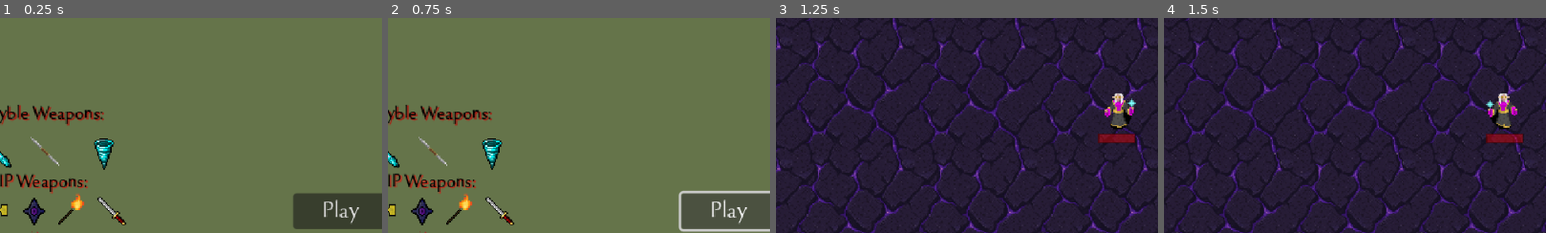
Above: before the commit, frames 1-4 (left to right).
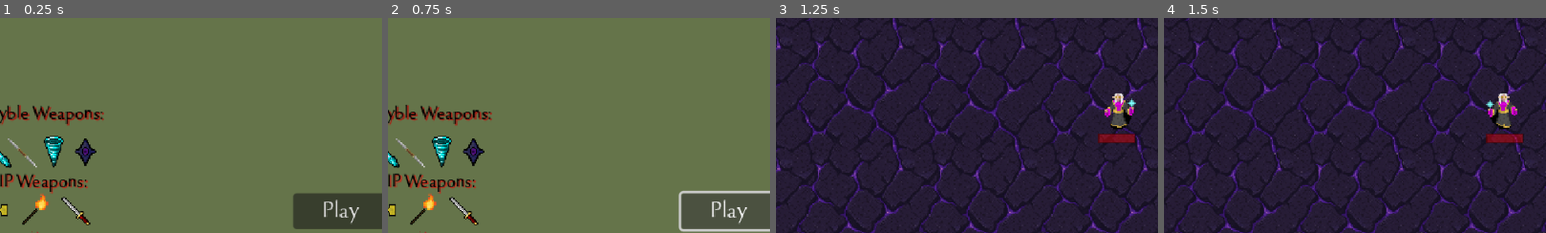
Above: after the commit, the same moments.

Repository: Artoodi/MySurvivor-Work-In-Progress
Game: Godot game, scene res://TitleScreen/menu.tscn
The game is run twice, just before and just after one commit, with the same random seed, the same clock (stepped at 60 frames per second) and the same inputs. Sound files missing from this copy of the repository are replaced by a short silence.
Inputs (mouse positions are % of the whole screen's width and height, from its top left):
- Up to frame 1 (0.25 s): no input
- Up to frame 2 (0.75 s): click "Play" at 0.5 s
- Up to frame 3 (1.25 s): no input
- Up to frame 4 (1.5 s): move the mouse to (72, 45) at 1.27 s; hold D (right) from 1.28 s (still down); click (72, 45) at 1.35 s
The pictures show only the part of the screen within x 5-55%, y 29-79%; the shares and areas given below are measured in that part.

The runs differ from the first frame. In frame 1, 2.7% of the frame differs, in the area x 2-33%, y 54-97%; in frame 2, 2.7%; in frame 3, nothing differs; in frame 4, nothing differs.

Commit message:
update new weapon and textures

Diff:
--- /dev/null
+++ b/Enemy/enemy_demon_little.tscn
@@ -0,0 +1,3 @@
+[gd_scene format=3 uid="uid://67dl0q04gaix"]
+
+[node name="enemy_demon_little" type="CharacterBody2D"]
--- a/Player/Attack/amulet.gd
+++ /dev/null
@@ -1,52 +0,0 @@
-extends Area2D
-
-var level = 1
-var damage = 5
-var attack_size = 1.0
-var knockback_amount = 100
-var orbit_radius = 70.0
-var orbit_speed = 1.5
-var orbit_angle = 0.0
-var amulet_index = 0
-var amulet_total = 1
-
-@onready var player = get_tree().get_first_node_in_group("player")
-
-func _ready():
-	add_to_group("attack")
-	match level:
-		1:
-			damage = 8
-			orbit_speed = 1.5
-			orbit_radius = 70.0
-			attack_size = 1.0 * (1 + player.spell_size)
-			knockback_amount = 100
-		2:
-			damage = 8
-			orbit_speed = 1.8
-			orbit_radius = 80.0
-			attack_size = 1.15 * (1 + player.spell_size)
-			knockback_amount = 110
-		3:
-			damage = 16
-			orbit_speed = 2.3
-			orbit_radius = 85.0
-			attack_size = 1.3 * (1 + player.spell_size)
-			knockback_amount = 125
-		4:
-			damage = 24
-			orbit_speed = 2.5
-			orbit_radius = 90.0
-			attack_size = 1.5 * (1 + player.spell_size)
-			knockback_amount = 140
-
-	# 环绕初始分布
-	orbit_angle = (amulet_index / float(amulet_total)) * TAU
-	scale = Vector2.ONE * attack_size
-
-func _physics_process(delta):
-	if not is_instance_valid(player): return
-	orbit_angle += orbit_speed * delta
-	var offset = Vector2(orbit_radius, 0).rotated(orbit_angle)
-	global_position = player.global_position + offset
-	rotation = orbit_angle + PI / 2
--- a/Player/Attack/amulet.tscn
+++ /dev/null
@@ -1,17 +0,0 @@
-[gd_scene load_steps=4 format=3 uid="uid://ddbqd2pr3jd1f"]
-
-[ext_resource type="Script" uid="uid://c6o12nqbcscn6" path="res://Player/Attack/amulet.gd" id="1_ganev"]
-[ext_resource type="Texture2D" uid="uid://f3cn25ccer2i" path="res://Textures/Items/Weapons/amulet.png" id="2_i0w2g"]
-
-[sub_resource type="RectangleShape2D" id="RectangleShape2D_ivhbn"]
-
-[node name="amulet" type="Area2D" groups=["attack"]]
-script = ExtResource("1_ganev")
-
-[node name="CollisionShape2D" type="CollisionShape2D" parent="."]
-shape = SubResource("RectangleShape2D_ivhbn")
-
-[node name="Sprite2D" type="Sprite2D" parent="."]
-texture = ExtResource("2_i0w2g")
-
-[connection signal="body_entered" from="." to="." method="_on_Area2D_body_entered"]
--- /dev/null
+++ b/Player/Attack/devil_eye.gd
@@ -0,0 +1,105 @@
+extends Node2D
+
+var level = 1
+var attack_speed = 4.0
+var orbit_radius = 80.0
+var orbit_speed = 1.0
+var angle_offset = 0.0
+
+# 投射物预加载
+var projectile_1 = preload("res://Player/Attack/devil_eye_projectile_1.tscn")
+var projectile_2 = preload("res://Player/Attack/devil_eye_projectile_2.tscn")
+var projectile_3 = preload("res://Player/Attack/devil_eye_projectile_3.tscn")
+
+@onready var player = get_tree().get_first_node_in_group("player")
+@onready var sprite = $Sprite2D
+@onready var attackTimer = $AttackTimer
+@onready var snd_attack = $snd_attack
+
+var time_counter = 0.0
+
+func _ready():
+	update_devil_eye()
+	attackTimer.timeout.connect(_on_attack_timer_timeout)
+	attackTimer.start()
+
+func _process(delta):
+	if player:
+		# 围绕玩家旋转
+		time_counter += delta * orbit_speed
+		var orbit_position = Vector2(
+			cos(time_counter + angle_offset) * orbit_radius,
+			sin(time_counter + angle_offset) * orbit_radius
+		)
+		global_position = player.global_position + orbit_position
+
+func update_devil_eye():
+	level = player.devil_eye_level
+	match level:
+		1:
+			attack_speed = 4.0
+			orbit_radius = 80.0
+			orbit_speed = 1.0
+		2:
+			attack_speed = 3.5
+			orbit_radius = 80.0
+			orbit_speed = 1.0
+		3:
+			attack_speed = 3.0
+			orbit_radius = 90.0
+			orbit_speed = 1.2
+		4:
+			attack_speed = 2.5
+			orbit_radius = 100.0
+			orbit_speed = 1.5
+
+	# 更新攻击速度（受到法术冷却影响）
+	attackTimer.wait_time = attack_speed * (1 - player.spell_cooldown)
+
+func _on_attack_timer_timeout():
+	fire_projectiles()
+
+func fire_projectiles():
+	if player.enemy_close.size() > 0:
+		# snd_attack.play()
+
+		# 发射三种不同的投射物
+		var targets = get_three_targets()
+
+		# 投射物1 - 快速低伤害
+		var proj1 = projectile_1.instantiate()
+		proj1.global_position = global_position
+		proj1.target = targets[0]
+		proj1.level = level
+		get_tree().current_scene.add_child(proj1)
+
+		# 投射物2 - 中等速度中等伤害
+		var proj2 = projectile_2.instantiate()
+		proj2.global_position = global_position
+		proj2.target = targets[1]
+		proj2.level = level
+		get_tree().current_scene.add_child(proj2)
+
+		# 投射物3 - 慢速高伤害
+		var proj3 = projectile_3.instantiate()
+		proj3.global_position = global_position
+		proj3.target = targets[2]
+		proj3.level = level
+		get_tree().current_scene.add_child(proj3)
+
+func get_three_targets():
+	var targets = []
+	var available_enemies = player.enemy_close.duplicate()
+
+	# 获取最多3个不同的目标
+	for i in range(3):
+		if available_enemies.size() > 0:
+			var enemy = available_enemies.pick_random()
+			targets.append(enemy.global_position)
+			available_enemies.erase(enemy)
+		else:
+			# 如果敌人不够，使用随机方向
+			var random_direction = Vector2(randf_range(-1, 1), randf_range(-1, 1)).normalized()
+			targets.append(global_position + random_direction * 200)
+
+	return targets
--- /dev/null
+++ b/Player/Attack/devil_eye.tscn
@@ -0,0 +1,14 @@
+[gd_scene load_steps=3 format=3 uid="uid://dqr8jvhqicd3h"]
+
+[ext_resource type="Texture2D" uid="uid://btklqfi1n5tyt" path="res://Textures/Items/Weapons/devil_eye.png" id="1_8gcii"]
+[ext_resource type="Script" uid="uid://b0eiss013rxl1" path="res://Player/Attack/devil_eye.gd" id="1_x5kmc"]
+
+[node name="DevilEye" type="Node2D"]
+script = ExtResource("1_x5kmc")
+
+[node name="Sprite2D" type="Sprite2D" parent="."]
+texture = ExtResource("1_8gcii")
+
+[node name="AttackTimer" type="Timer" parent="."]
+
+[node name="AudioStreamPlayer2D" type="AudioStreamPlayer2D" parent="."]
--- /dev/null
+++ b/Player/Attack/devil_eye_projectile_1.gd
@@ -0,0 +1,61 @@
+extends Area2D
+
+var level = 1
+var hp = 1
+var speed = 200
+var damage = 3
+var knockback_amount = 50
+var attack_size = 1.0
+
+var target = Vector2.ZERO
+var angle = Vector2.ZERO
+
+@onready var player = get_tree().get_first_node_in_group("player")
+signal remove_from_array(object)
+
+func _ready():
+	angle = global_position.direction_to(target)
+	rotation = angle.angle()
+
+	match level:
+		1:
+			hp = 1
+			speed = 200
+			damage = 3
+			knockback_amount = 50
+			attack_size = 1.0 * (1 + player.spell_size)
+		2:
+			hp = 1
+			speed = 220
+			damage = 4
+			knockback_amount = 50
+			attack_size = 1.0 * (1 + player.spell_size)
+		3:
+			hp = 1
+			speed = 240
+			damage = 5
+			knockback_amount = 60
+			attack_size = 1.0 * (1 + player.spell_size)
+		4:
+			hp = 2
+			speed = 260
+			damage = 6
+			knockback_amount = 70
+			attack_size = 1.0 * (1 + player.spell_size)
+
+	var tween = create_tween()
+	tween.tween_property(self, "scale", Vector2(1, 1) * attack_size, 0.5).set_trans(Tween.TRANS_QUINT).set_ease(Tween.EASE_OUT)
+	tween.play()
+
+func _physics_process(delta):
+	position += angle * speed * delta
+
+func enemy_hit(charge = 1):
+	hp -= charge
+	if hp <= 0:
+		emit_signal("remove_from_array", self)
+		queue_free()
+
+func _on_timer_timeout():
+	emit_signal("remove_from_array", self)
+	queue_free()
--- /dev/null
+++ b/Player/Attack/devil_eye_projectile_1.tscn
@@ -0,0 +1,23 @@
+[gd_scene load_steps=4 format=3 uid="uid://dbq2crt28ci6v"]
+
+[ext_resource type="Script" uid="uid://ch6qdquax62bn" path="res://Player/Attack/devil_eye_projectile_1.gd" id="1_xubic"]
+[ext_resource type="Texture2D" uid="uid://bov7trayv1n3b" path="res://Textures/Items/Weapons/devil_eye_projectile/devil_eye_projectile_1.png" id="2_aqlhe"]
+
+[sub_resource type="CircleShape2D" id="CircleShape2D_mx5e1"]
+
+[node name="DevilEyeProjectile1" type="Area2D" groups=["attack"]]
+collision_layer = 4
+collision_mask = 0
+script = ExtResource("1_xubic")
+
+[node name="Sprite2D" type="Sprite2D" parent="."]
+texture = ExtResource("2_aqlhe")
+
+[node name="Timer" type="Timer" parent="." groups=["attack"]]
+wait_time = 3.0
+
+[node name="CollisionShape2D" type="CollisionShape2D" parent="."]
+scale = Vector2(0.5, 0.5)
+shape = SubResource("CircleShape2D_mx5e1")
+
+[connection signal="timeout" from="Timer" to="." method="_on_timer_timeout"]
--- /dev/null
+++ b/Player/Attack/devil_eye_projectile_2.gd
@@ -0,0 +1,61 @@
+extends Area2D
+
+var level = 1
+var hp = 1
+var speed = 150
+var damage = 6
+var knockback_amount = 80
+var attack_size = 1.0
+
+var target = Vector2.ZERO
+var angle = Vector2.ZERO
+
+@onready var player = get_tree().get_first_node_in_group("player")
+signal remove_from_array(object)
+
+func _ready():
+	angle = global_position.direction_to(target)
+	rotation = angle.angle()
+
+	match level:
+		1:
+			hp = 1
+			speed = 150
+			damage = 6
+			knockback_amount = 80
+			attack_size = 1.0 * (1 + player.spell_size)
+		2:
+			hp = 1
+			speed = 160
+			damage = 8
+			knockback_amount = 80
+			attack_size = 1.0 * (1 + player.spell_size)
+		3:
+			hp = 2
+			speed = 170
+			damage = 10
+			knockback_amount = 90
+			attack_size = 1.0 * (1 + player.spell_size)
+		4:
+			hp = 2
+			speed = 180
+			damage = 12
+			knockback_amount = 100
+			attack_size = 1.0 * (1 + player.spell_size)
+
+	var tween = create_tween()
+	tween.tween_property(self, "scale", Vector2(1, 1) * attack_size, 0.5).set_trans(Tween.TRANS_QUINT).set_ease(Tween.EASE_OUT)
+	tween.play()
+
+func _physics_process(delta):
+	position += angle * speed * delta
+
+func enemy_hit(charge = 1):
+	hp -= charge
+	if hp <= 0:
+		emit_signal("remove_from_array", self)
+		queue_free()
+
+func _on_timer_timeout():
+	emit_signal("remove_from_array", self)
+	queue_free()
--- /dev/null
+++ b/Player/Attack/devil_eye_projectile_2.tscn
@@ -0,0 +1,23 @@
+[gd_scene load_steps=4 format=3 uid="uid://b2305jo2gw0dp"]
+
+[ext_resource type="Script" uid="uid://dpl4ywori1t21" path="res://Player/Attack/devil_eye_projectile_2.gd" id="1_te41t"]
+[ext_resource type="Texture2D" uid="uid://b7lt6nwnx560i" path="res://Textures/Items/Weapons/devil_eye_projectile/devil_eye_projectile_2.png" id="2_87s8k"]
+
+[sub_resource type="CircleShape2D" id="CircleShape2D_v16ti"]
+
+[node name="DevilEyeProjectile2" type="Area2D" groups=["attack"]]
+collision_layer = 4
+collision_mask = 0
+script = ExtResource("1_te41t")
+
+[node name="Sprite2D" type="Sprite2D" parent="."]
+texture = ExtResource("2_87s8k")
+
+[node name="Timer" type="Timer" parent="." groups=["attack"]]
+wait_time = 3.0
+
+[node name="CollisionShape2D" type="CollisionShape2D" parent="."]
+scale = Vector2(0.6, 0.6)
+shape = SubResource("CircleShape2D_v16ti")
+
+[connection signal="timeout" from="Timer" to="." method="_on_timer_timeout"]
--- /dev/null
+++ b/Player/Attack/devil_eye_projectile_3.gd
@@ -0,0 +1,61 @@
+extends Area2D
+
+var level = 1
+var hp = 1
+var speed = 100
+var damage = 12
+var knockback_amount = 120
+var attack_size = 1.0
+
+var target = Vector2.ZERO
+var angle = Vector2.ZERO
+
+@onready var player = get_tree().get_first_node_in_group("player")
+signal remove_from_array(object)
+
+func _ready():
+	angle = global_position.direction_to(target)
+	rotation = angle.angle()
+
+	match level:
+		1:
+			hp = 1
+			speed = 100
+			damage = 12
+			knockback_amount = 120
+			attack_size = 1.0 * (1 + player.spell_size)
+		2:
+			hp = 1
+			speed = 110
+			damage = 15
+			knockback_amount = 120
+			attack_size = 1.0 * (1 + player.spell_size)
+		3:
+			hp = 2
+			speed = 120
+			damage = 18
+			knockback_amount = 130
+			attack_size = 1.0 * (1 + player.spell_size)
+		4:
+			hp = 3
+			speed = 130
+			damage = 22
+			knockback_amount = 150
+			attack_size = 1.0 * (1 + player.spell_size)
+
+	var tween = create_tween()
+	tween.tween_property(self, "scale", Vector2(1, 1) * attack_size, 0.5).set_trans(Tween.TRANS_QUINT).set_ease(Tween.EASE_OUT)
+	tween.play()
+
+func _physics_process(delta):
+	position += angle * speed * delta
+
+func enemy_hit(charge = 1):
+	hp -= charge
+	if hp <= 0:
+		emit_signal("remove_from_array", self)
+		queue_free()
+
+func _on_timer_timeout():
+	emit_signal("remove_from_array", self)
+	queue_free()
--- /dev/null
+++ b/Player/Attack/devil_eye_projectile_3.tscn
@@ -0,0 +1,23 @@
+[gd_scene load_steps=4 format=3 uid="uid://01aspx3up2q3"]
+
+[ext_resource type="Script" uid="uid://d12gwkoxfbvft" path="res://Player/Attack/devil_eye_projectile_3.gd" id="1_3wo0i"]
+[ext_resource type="Texture2D" uid="uid://c4oa3ers37n6u" path="res://Textures/Items/Weapons/devil_eye_projectile/devil_eye_projectile_3.png" id="2_gm8u4"]
+
+[sub_resource type="CircleShape2D" id="CircleShape2D_vh7yw"]
+
+[node name="DevilEyeProjectile3" type="Area2D" groups=["attack"]]
+collision_layer = 4
+collision_mask = 0
+script = ExtResource("1_3wo0i")
+
+[node name="Sprite2D" type="Sprite2D" parent="."]
+texture = ExtResource("2_gm8u4")
+
+[node name="Timer" type="Timer" parent="." groups=["attack"]]
+wait_time = 3.0
+
+[node name="CollisionShape2D" type="CollisionShape2D" parent="."]
+scale = Vector2(0.8, 0.8)
+shape = SubResource("CircleShape2D_vh7yw")
+
+[connection signal="timeout" from="Timer" to="." method="_on_timer_timeout"]
--- a/Player/player.gd
+++ b/Player/player.gd
@@ -15,7 +15,8 @@
 var iceSpear = preload("res://Player/Attack/ice_spear.tscn")
 var tornado = preload("res://Player/Attack/tornado.tscn")
 var javelin = preload("res://Player/Attack/javelin.tscn")
-var amulet = preload("res://Player/Attack/amulet.tscn")
+var devil_eye = preload("res://Player/Attack/devil_eye.tscn")
+
 
 
 #AttackNodes
@@ -24,6 +25,7 @@
 @onready var tornadoTimer = get_node("%TornadoTimer")
 @onready var tornadoAttackTimer = get_node("%TornadoAttackTimer")
 @onready var javelinBase = get_node("%JavelinBase")
+@onready var devilEyeBase = get_node("%DevilEyeBase")
 
 #UPGRADES
 var collected_upgrades = []
@@ -50,8 +52,8 @@
 var javelin_ammo = 0
 var javelin_level = 0
 
-#Amulet
-
+#DevilEye
+var devil_eye_level = 0
 
 #Enemy Related
 var enemy_close = []
@@ -122,6 +124,8 @@
 			tornadoTimer.start()
 	if javelin_level > 0:
 		spawn_javelin()
+	if devil_eye_level > 0:
+		spawn_devil_eye()
 
 func _on_hurt_box_hurt(damage, _angle, _knockback):
 	hp -= clamp(damage-armor, 1.0, 999.0)
@@ -178,6 +182,18 @@
 	for i in get_javelins:
 		if i.has_method("update_javelin"):
 			i.update_javelin()
+
+func spawn_devil_eye():
+	var get_devil_eye_total = devilEyeBase.get_child_count()
+	if get_devil_eye_total == 0 and devil_eye_level > 0:
+		var devil_eye_spawn = devil_eye.instantiate()
+		devil_eye_spawn.global_position = global_position
+		devilEyeBase.add_child(devil_eye_spawn)
+	#Update DevilEye
+	var get_devil_eyes = devilEyeBase.get_children()
+	for i in get_devil_eyes:
+		if i.has_method("update_devil_eye"):
+			i.update_devil_eye()
 
 
 func get_random_target():
@@ -285,6 +301,14 @@
 			javelin_level = 3
 		"javelin4":
 			javelin_level = 4
+		"devil_eye1":
+			devil_eye_level = 1
+		"devil_eye2":
+			devil_eye_level = 2
+		"devil_eye3":
+			devil_eye_level = 3
+		"devil_eye4":
+			devil_eye_level = 4
 		"armor1","armor2","armor3","armor4":
 			armor += 1
 		"speed1","speed2","speed3","speed4":
@@ -368,7 +392,7 @@
 	var tween = deathPanel.create_tween()
 	tween.tween_property(deathPanel,"position",Vector2(220,50),3.0).set_trans(Tween.TRANS_QUINT).set_ease(Tween.EASE_OUT)
 	tween.play()
-	if time >= 300:
+	if time >= 500:
 		lblResult.text = "You Win"
 		sndVictory.play()
 	else:
--- a/Player/player.tscn
+++ b/Player/player.tscn
@@ -76,6 +76,9 @@
 [node name="JavelinBase" type="Node2D" parent="Attack"]
 unique_name_in_owner = true
 
+[node name="DevilEyeBase" type="Node2D" parent="Attack"]
+unique_name_in_owner = true
+
 [node name="EnemyDetectionArea" type="Area2D" parent="."]
 visible = false
 collision_layer = 4
--- a/TitleScreen/menu.tscn
+++ b/TitleScreen/menu.tscn
@@ -84,11 +84,11 @@
 texture = ExtResource("4_0eg15")
 
 [node name="Javelin3New" type="Sprite2D" parent="."]
-position = Vector2(72, 215)
+position = Vector2(53, 216)
 texture = ExtResource("5_dsl36")
 
 [node name="Tornado" type="Sprite2D" parent="."]
-position = Vector2(121, 216)
+position = Vector2(79, 214)
 texture = ExtResource("6_6q26e")
 
 [node name="Amulet" type="Sprite2D" parent="."]
@@ -96,15 +96,15 @@
 texture = ExtResource("7_3iml8")
 
 [node name="DevilEye" type="Sprite2D" parent="."]
-position = Vector2(63, 265)
+position = Vector2(106, 215)
 texture = ExtResource("8_fmhqy")
 
 [node name="FireStick" type="Sprite2D" parent="."]
-position = Vector2(95, 264)
+position = Vector2(65, 264)
 texture = ExtResource("9_ujvb3")
 
 [node name="Sword" type="Sprite2D" parent="."]
-position = Vector2(129, 266)
+position = Vector2(99, 266)
 texture = ExtResource("10_mqclt")
 
 [node name="HammerOne" type="Sprite2D" parent="."]
--- a/Utility/upgrade_db.gd
+++ b/Utility/upgrade_db.gd
@@ -100,6 +100,38 @@
 		"prerequisite": ["tornado3"],
 		"type": "weapon"
 	},
+		"devil_eye1": {
+		"icon": WEAPON_PATH + "devil_eye.png",
+		"displayname": "Devil Eye",
+		"details": "A demonic eye that o`rbits around you, firing three different projectiles at enemies, devil eye only effected by cooldown",
+		"level": "Level: 1",
+		"prerequisite": [],
+		"type": "weapon"
+	},
+	"devil_eye2": {
+		"icon": WEAPON_PATH + "devil_eye.png",
+		"displayname": "Devil Eye",
+		"details": "Faster attack speed and improved projectile damage",
+		"level": "Level: 2",
+		"prerequisite": ["devil_eye1"],
+		"type": "weapon"
+	},
+	"devil_eye3": {
+		"icon": WEAPON_PATH + "devil_eye.png",
+		"displayname": "Devil Eye",
+		"details": "Increased orbit radius and speed, faster attacks",
+		"level": "Level: 3",
+		"prerequisite": ["devil_eye2"],
+		"type": "weapon"
+	},
+	"devil_eye4": {
+		"icon": WEAPON_PATH + "devil_eye.png",
+		"displayname": "Devil Eye",
+		"details": "Maximum power: fastest attacks, larger orbit, and devastating projectiles",
+		"level": "Level: 4",
+		"prerequisite": ["devil_eye3"],
+		"type": "weapon"
+	},
 	"armor1": {
 		"icon": ICON_PATH + "helmet_1.png",
 		"displayname": "Armor",
--- a/World/world.tscn
+++ b/World/world.tscn
@@ -76,8 +76,8 @@
 
 [sub_resource type="Resource" id="Resource_t2np8"]
 script = ExtResource("5_jj7s8")
-time_start = 300
-time_end = 300
+time_start = 500
+time_end = 500
 enemy = ExtResource("9_xs42h")
 enemy_num = 1
 enemy_spawn_delay = 0
Not shown, removed: Player/Attack/amulet.gd.uid
Not shown, added: Player/Attack/devil_eye.gd.uid
Not shown, added: Player/Attack/devil_eye_projectile_1.gd.uid
Not shown, added: Player/Attack/devil_eye_projectile_2.gd.uid
Not shown, added: Player/Attack/devil_eye_projectile_3.gd.uid
Binary file added: Textures/Enemy/demon_little.png
Not shown, added: Textures/Enemy/demon_little.png.import
Binary file added: Textures/Items/Weapons/devil_eye_projectile/devil_eye_projectile_1.png
Not shown, added: Textures/Items/Weapons/devil_eye_projectile/devil_eye_projectile_1.png.import
Binary file added: Textures/Items/Weapons/devil_eye_projectile/devil_eye_projectile_2.png
Not shown, added: Textures/Items/Weapons/devil_eye_projectile/devil_eye_projectile_2.png.import
Binary file added: Textures/Items/Weapons/devil_eye_projectile/devil_eye_projectile_3.png
(and 1 more such lines)
